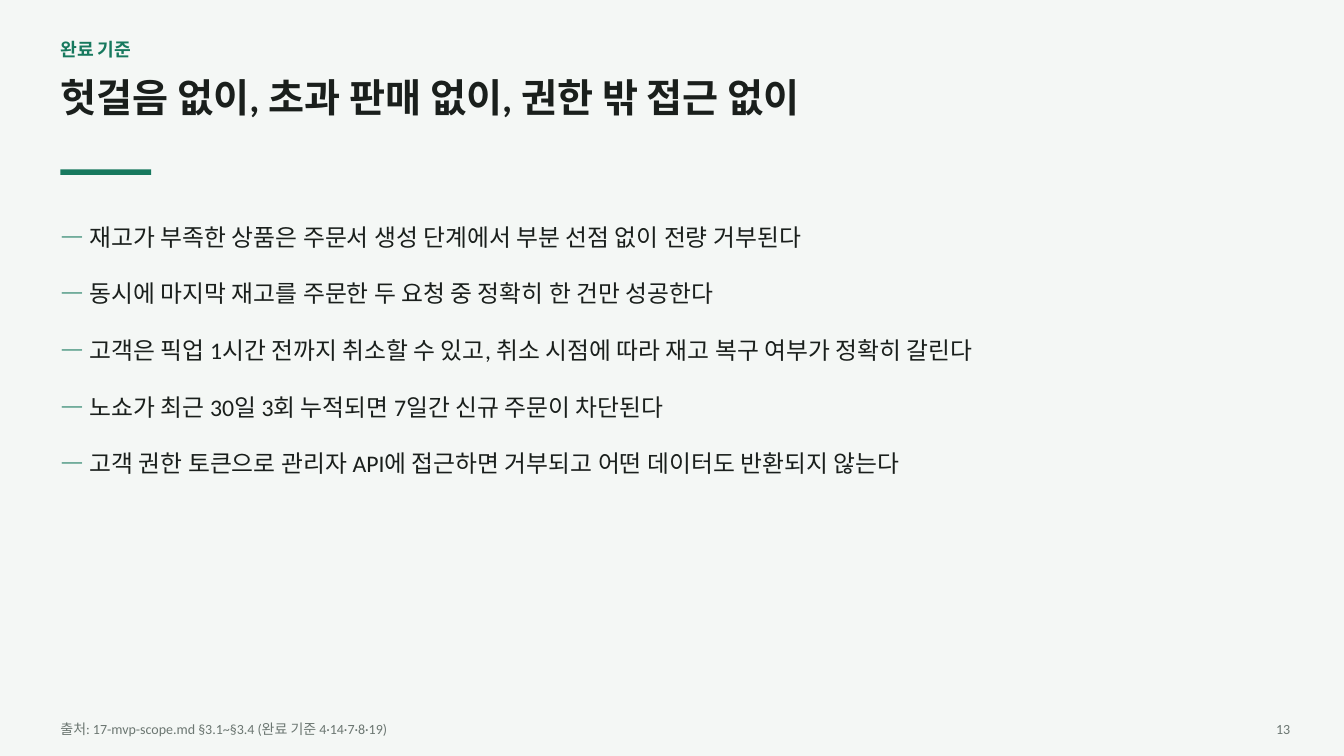
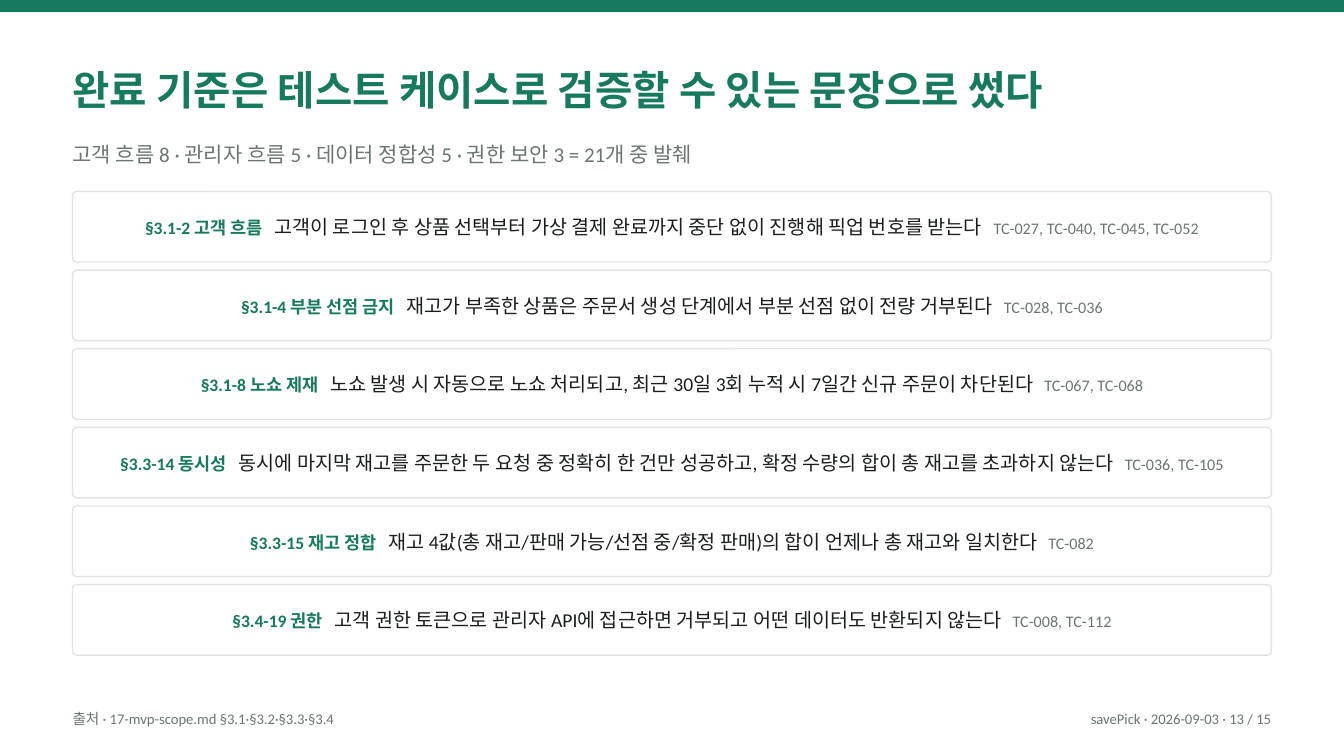
Before and after one commit to eom-tae-in/product-engineering-lab, a slide deck: slide 13 of projects/save-pick/deliverables/save-pick-overview.pptx. Drawn at 1344x756 pixels with LibreOffice and Linux fonts; fonts in the diff are those of the drawing. Boxes give left, top, right and bottom in pixels: in the first picture for what was removed or moved away, otherwise in the second. Text is boxed around its words. In the diff, an @@ line names an element or a change of style, - is before the commit and + after.

```diff
--- a/projects/save-pick/deliverables/save-pick-overview.pptx
+++ b/projects/save-pick/deliverables/save-pick-overview.pptx
@@ rectangle resized from (x1=0, y1=0, x2=1344, y2=756) to (x1=0, y1=0, x2=1344, y2=12) @@
@@ rectangle at (x1=0, y1=0, x2=1344, y2=12): fill #F4F7F5 to #17795E @@
@@ text at (x1=73, y1=70, x2=1043, y2=109): text changed; size 13 to 29 pt @@
-완료 기준
+완료 기준은 테스트 케이스로 검증할 수 있는 문장으로 썼다
@@ text at (x1=73, y1=144, x2=692, y2=164): text changed; size 28 to 15 pt; text colour #1A1F1C to #6B7671; bold off @@
-헛걸음 없이, 초과 판매 없이, 권한 밖 접근 없이
+고객 흐름 8 · 관리자 흐름 5 · 데이터 정합성 5 · 권한 보안 3 = 21개 중 발췌
@@ rectangle removed at (x1=60, y1=169, x2=151, y2=175) @@
@@ rounded rectangle added at (x1=73, y1=192, x2=1271, y2=262), fill #FFFFFF, outline #DFE6E2 1 pt, 14 pt, text #1A1F1C @@
+§3.1-2 고객 흐름 고객이 로그인 후 상품 선택부터 가상 결제 완료까지 중단 없이 진행해 픽업 번호를 받는다 TC-027, TC-040, TC-045, TC-052
@@ text removed at (x1=90, y1=226, x2=973, y2=474) @@
-— 재고가 부족한 상품은 주문서 생성 단계에서 부분 선점 없이 전량 거부된다
-— 동시에 마지막 재고를 주문한 두 요청 중 정확히 한 건만 성공한다
-— 고객은 픽업 1시간 전까지 취소할 수 있고, 취소 시점에 따라 재고 복구 여부가 정확히 갈린다
-— 노쇼가 최근 30일 3회 누적되면 7일간 신규 주문이 차단된다
-— 고객 권한 토큰으로 관리자 API에 접근하면 거부되고 어떤 데이터도 반환되지 않는다
@@ rounded rectangle added at (x1=73, y1=270, x2=1271, y2=341), fill #FFFFFF, outline #DFE6E2 1 pt, 14 pt, text #1A1F1C @@
+§3.1-4 부분 선점 금지 재고가 부족한 상품은 주문서 생성 단계에서 부분 선점 없이 전량 거부된다 TC-028, TC-036
@@ rounded rectangle added at (x1=73, y1=349, x2=1271, y2=419), fill #FFFFFF, outline #DFE6E2 1 pt, 14 pt, text #1A1F1C @@
+§3.1-8 노쇼 제재 노쇼 발생 시 자동으로 노쇼 처리되고, 최근 30일 3회 누적 시 7일간 신규 주문이 차단된다 TC-067, TC-068
@@ rounded rectangle added at (x1=73, y1=427, x2=1271, y2=498), fill #FFFFFF, outline #DFE6E2 1 pt, 14 pt, text #1A1F1C @@
+§3.3-14 동시성 동시에 마지막 재고를 주문한 두 요청 중 정확히 한 건만 성공하고, 확정 수량의 합이 총 재고를 초과하지 않는다 TC-036, TC-105
@@ rounded rectangle added at (x1=73, y1=506, x2=1271, y2=577), fill #FFFFFF, outline #DFE6E2 1 pt, 14 pt, text #1A1F1C @@
+§3.3-15 재고 정합 재고 4값(총 재고/판매 가능/선점 중/확정 판매)의 합이 언제나 총 재고와 일치한다 TC-082
@@ rounded rectangle added at (x1=73, y1=585, x2=1271, y2=655), fill #FFFFFF, outline #DFE6E2 1 pt, 14 pt, text #1A1F1C @@
+§3.4-19 권한 고객 권한 토큰으로 관리자 API에 접근하면 거부되고 어떤 데이터도 반환되지 않는다 TC-008, TC-112
@@ text at (x1=73, y1=712, x2=334, y2=727): text changed; size 10 to 10.5 pt @@
-출처: 17-mvp-scope.md §3.1~§3.4 (완료 기준 4·14·7·8·19)
+출처 · 17-mvp-scope.md §3.1·§3.2·§3.3·§3.4
@@ text added at (x1=1091, y1=714, x2=1271, y2=724), 10.5 pt, text #6B7671 @@
+savePick · 2026-09-03 · 13 / 15
@@ text removed at (x1=1276, y1=725, x2=1290, y2=734) @@
-13
```
Also in this commit, not shown: 5 other slides changed, 9 slides added, 8 slides removed, 2 other files.
